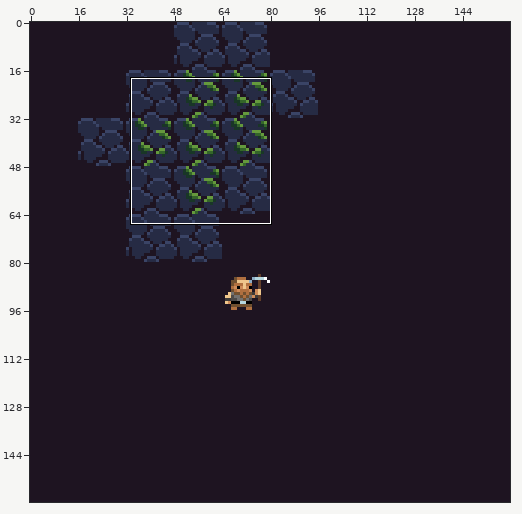
One commit to this pixel-art file: Images/Level_Idea.aseprite. Above: a wide view before the commit, with the close-up outlined.
Close-up. Before:
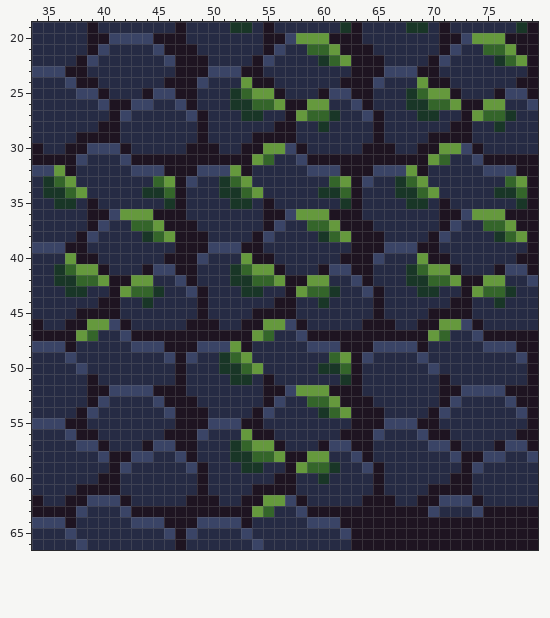
160x160 pixels, 1 frame. Shown: x 34..79, y 19..66.
The same view after the edit:
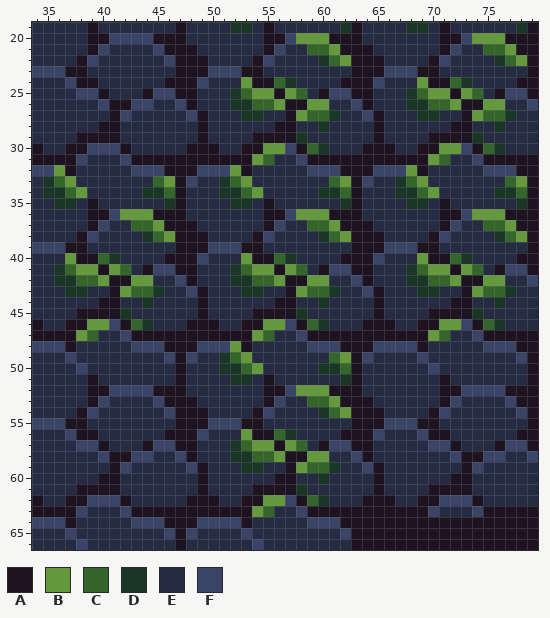
Palette (. is transparent): A #1e1421  B #65993d  C #34652a  D #193627  E #262b44  F #3a4466
Diff:
The author changed colour E to colour B in row 25 at x 57 and 73; in row 41 at x 41, 57 and 73; in row 57 at x 57.
The author changed colour E to colour C in row 24 at x 56 and 72; in row 25 at x 58 and 74; in row 30 at x 59 and 75; in row 40 at x 40, 56 and 72; in row 41 at x 42, 58 and 74; in row 46 at x 43, 59 and 75.
The author changed colour E to colour C in row 56 at x 56; in row 57 at x 58; in row 62 at x 59.
The author changed colour E to colour D in row 24 at x 57 and 73; in row 29 at x 58 and 74; in row 30 at x 60 and 76; in row 40 at x 41, 57 and 73; in row 45 at x 42, 58 and 74; in row 46 at x 44, 60 and 76.
The author changed colour E to colour D in row 56 at x 57; in row 61 at x 58; in row 62 at x 60.
Pixel boxes of the changes (left, top, right, bottom) in both close-ups:
changed: (274, 77, 329, 154)
changed: (450, 77, 505, 154)
changed: (98, 253, 153, 330)
changed: (274, 253, 329, 330)
changed: (450, 253, 505, 330)
changed: (274, 429, 307, 451)
changed: (296, 484, 329, 506)
